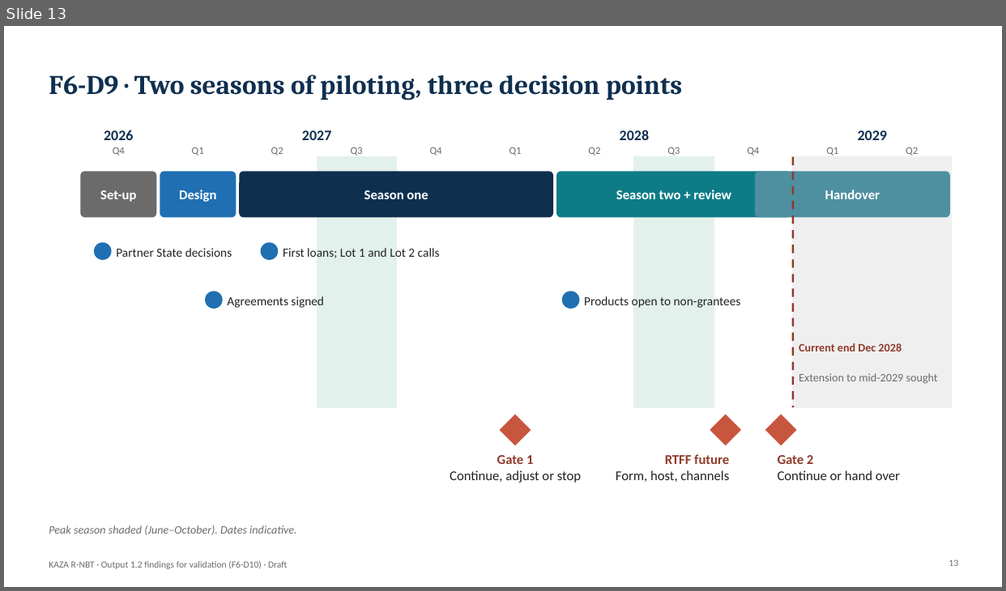
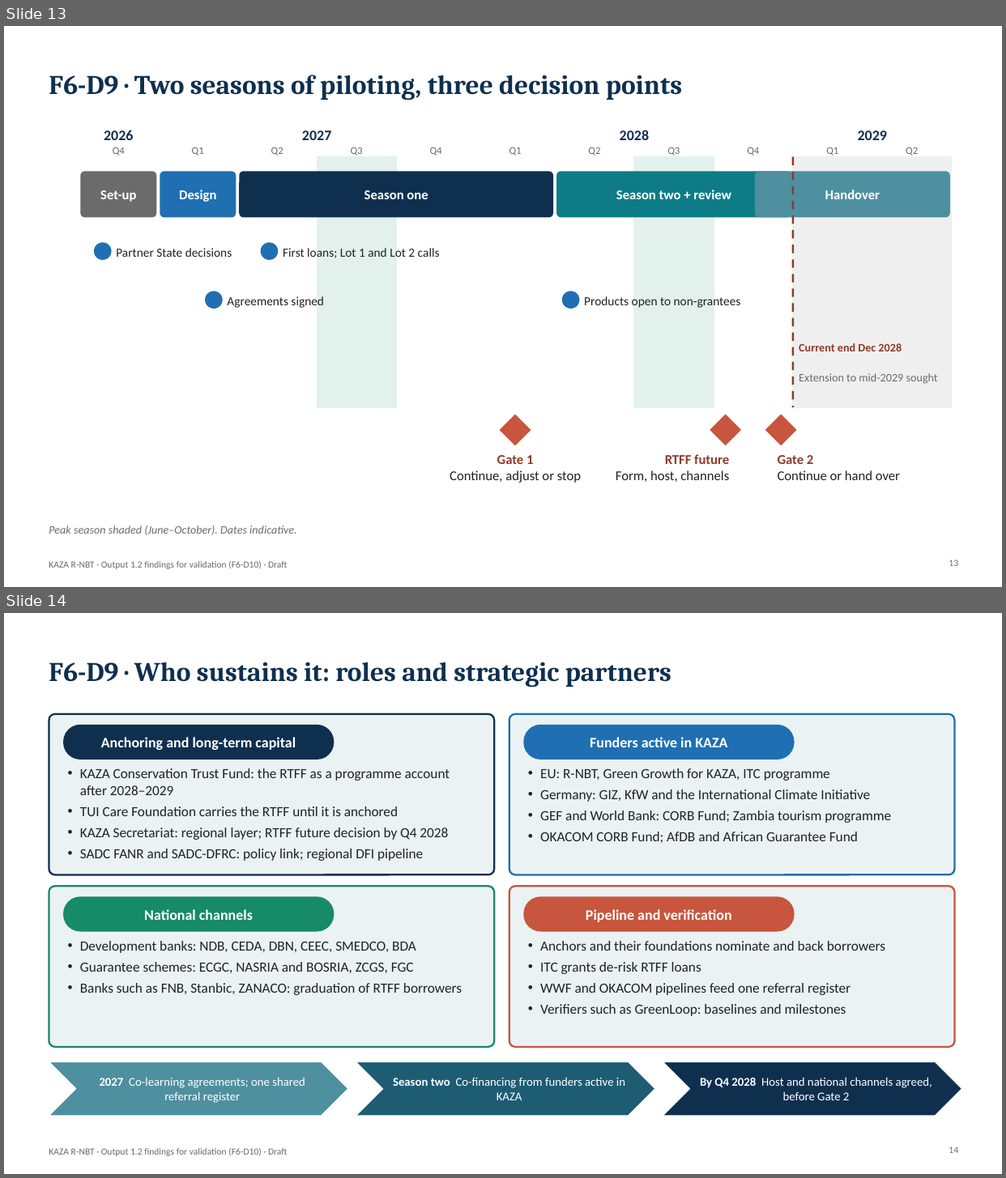
Before and after one commit to modestanz/GIZ-Works, a slide deck: deliverables/F6-D10_Output_1.2_Findings_for_Validation_by_Deliverable.pptx. Shown one above the other, each under a label of ours: slide 13 before the commit, slides 13 and 14 after it. The pictures are 1006x591 and 1006x1178 pixels, drawn with LibreOffice and Linux fonts; fonts in the diff are those of the drawing; background and template pictures are left out. Boxes give left, top, right and bottom in pixels: in the first picture for what was removed or moved away, otherwise in the second. Text is boxed around its words. In the diff, an @@ line names an element or a change of style, - is before the commit and + after.

```diff
--- a/deliverables/F6-D10_Output_1.2_Findings_for_Validation_by_Deliverable.pptx
+++ b/deliverables/F6-D10_Output_1.2_Findings_for_Validation_by_Deliverable.pptx
@@ slide 14 added at [4,613,1002,1174], background #FFFFFF; not listed: 1 template element that a slide beside it also shows @@
@@ title added at [49,662,671,688], 26 pt, text #0F2F4F, bold @@
+F6-D9 · Who sustains it: roles and strategic partners
@@ rounded rectangle added at [49,714,494,875], fill #EAF2F4, outline #0F2F4F 1.75 pt @@
@@ rounded rectangle added at [64,726,334,759], fill #0F2F4F, outline #0F2F4F 1.25 pt @@
@@ rounded rectangle added at [509,714,955,875], fill #EAF2F4, outline #1F6FB2 1.75 pt @@
@@ rounded rectangle added at [524,726,794,759], fill #1F6FB2, outline #1F6FB2 1.25 pt @@
@@ text added at [101,737,296,750], 14 pt, text #FFFFFF, bold @@
+Anchoring and long-term capital
@@ text added at [590,737,727,747], 14 pt, text #FFFFFF, bold @@
+Funders active in KAZA
@@ text added at [80,769,450,861], 13.5 pt, text #222222 @@
+• KAZA Conservation Trust Fund: the RTFF as a programme account after 2028–2029
+• TUI Care Foundation carries the RTFF until it is anchored
+• KAZA Secretariat: regional layer; RTFF future decision by Q4 2028
+• SADC FANR and SADC-DFRC: policy link; regional DFI pipeline
@@ text added at [540,769,891,843], 13.5 pt, text #222222 @@
+• EU: R-NBT, Green Growth for KAZA, ITC programme
+• Germany: GIZ, KfW and the International Climate Initiative
+• GEF and World Bank: CORB Fund; Zambia tourism programme
+• OKACOM CORB Fund; AfDB and African Guarantee Fund
@@ rounded rectangle added at [49,886,494,1047], fill #EAF2F4, outline #178A68 1.75 pt @@
@@ rounded rectangle added at [64,897,334,931], fill #178A68, outline #178A68 1.25 pt @@
@@ rounded rectangle added at [509,886,955,1047], fill #EAF2F4, outline #C8553D 1.75 pt @@
@@ rounded rectangle added at [524,897,794,931], fill #C8553D, outline #C8553D 1.25 pt @@
@@ text added at [144,909,253,920], 14 pt, text #FFFFFF, bold @@
+National channels
@@ text added at [586,909,731,922], 14 pt, text #FFFFFF, bold @@
+Pipeline and verification
@@ text added at [80,941,462,995], 13.5 pt, text #222222 @@
+• Development banks: NDB, CEDA, DBN, CEEC, SMEDCO, BDA
+• Guarantee schemes: ECGC, NASRIA and BOSRIA, ZCGS, FGC
+• Banks such as FNB, Stanbic, ZANACO: graduation of RTFF borrowers
@@ text added at [540,941,885,1016], 13.5 pt, text #222222 @@
+• Anchors and their foundations nominate and back borrowers
+• ITC grants de-risk RTFF loans
+• WWF and OKACOM pipelines feed one referral register
+• Verifiers such as GreenLoop: baselines and milestones
@@ chevron added at [49,1063,348,1116], fill #4E8FA0, outline #FFFFFF 1 pt @@
@@ chevron added at [356,1063,655,1116], fill #1D5C73, outline #FFFFFF 1 pt @@
@@ chevron added at [663,1063,962,1116], fill #0F2F4F, outline #FFFFFF 1 pt @@
@@ text added at [100,1077,305,1103], 11.5 pt, text #FFFFFF @@
+2027 Co-learning agreements; one shared referral register
@@ text added at [393,1077,625,1101], 11.5 pt, text #FFFFFF @@
+Season two Co-financing from funders active in KAZA
@@ text added at [700,1077,932,1101], 11.5 pt, text #FFFFFF @@
+By Q4 2028 Host and national channels agreed, before Gate 2
@@ page number added at [948,1147,958,1153], 9 pt, text #6B6B6B @@
+14
```
Also in this commit, not shown: 4 slides changed, 1 slide removed, 5 other files.
